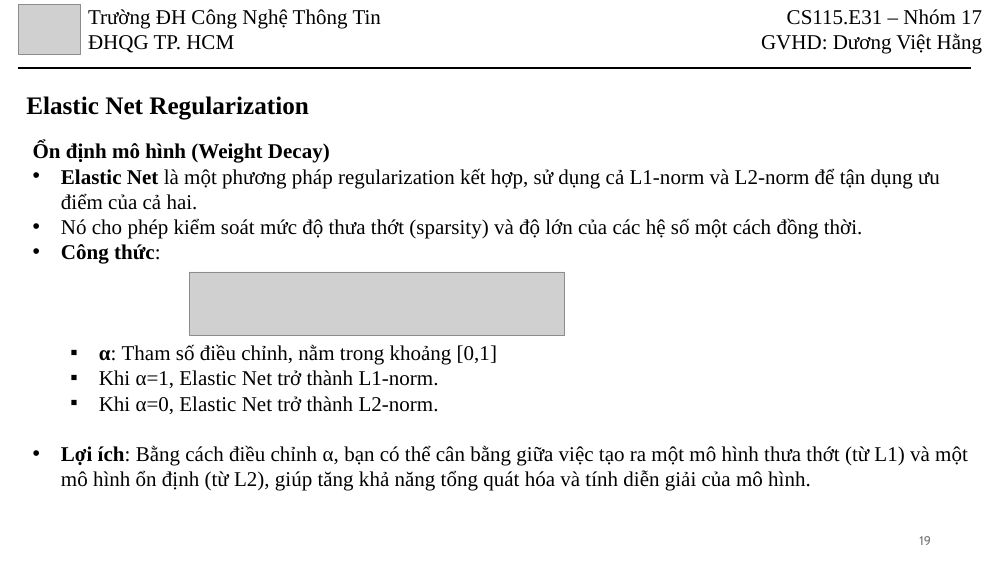
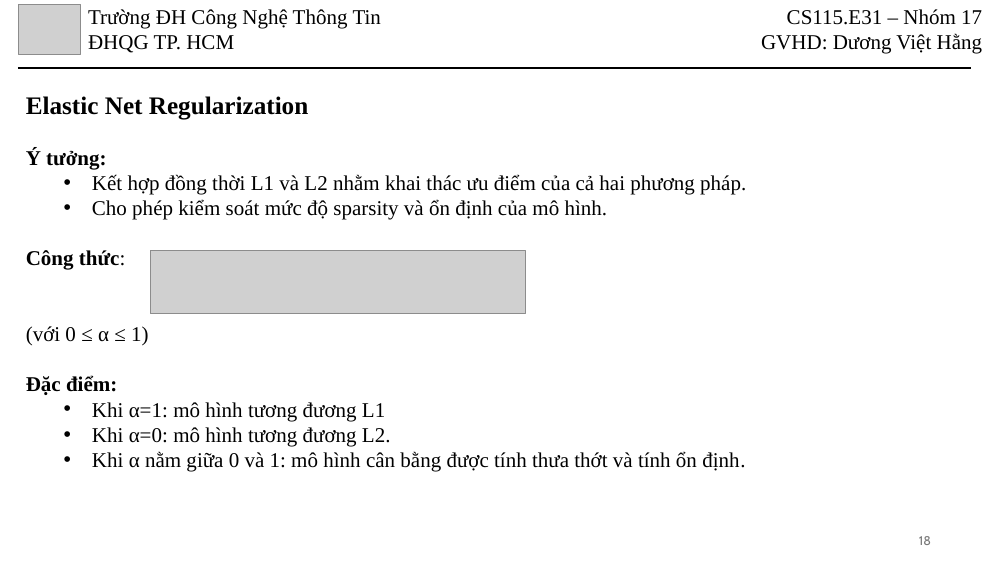
Before and after one commit to HoanHang/AI-UIT, a slide deck: slide 18 of Toan_KHMT/BaoCao/CS115-Nhom17-NMF.pptx (slide 19 before the commit). Drawn at 1008x567 pixels with LibreOffice and Linux fonts; fonts in the diff are those of the drawing; grey boxes stand for pictures. Boxes give left, top, right and bottom in pixels: in the first picture for what was removed or moved away, otherwise in the second. Text is boxed around its words. In the diff, an @@ line names an element or a change of style, - is before the commit and + after.

```diff
--- a/Toan_KHMT/BaoCao/CS115-Nhom17-NMF.pptx
+++ b/Toan_KHMT/BaoCao/CS115-Nhom17-NMF.pptx
@@ text "Ý tưởng:": place and size @@
-text "Ý tưởng:" at [33, 142, 968, 491]
+text "Ý tưởng:" at [26, 148, 746, 472]
@@ text at [26, 148, 746, 220]: text changed @@
-Ổn định mô hình (Weight Decay)
-• Elastic Net là một phương pháp regularization kết hợp, sử dụng cả L1-norm và L2-norm để tận dụng ưu điểm của cả hai.
-• Nó cho phép kiểm soát mức độ thưa thớt (sparsity) và độ lớn của các hệ số một cách đồng thời.
+Ý tưởng:
+  • Kết hợp đồng thời L1 và L2 nhằm khai thác ưu điểm của cả hai phương pháp.
+  • Cho phép kiểm soát mức độ sparsity và ổn định của mô hình.
@@ text at [26, 250, 126, 270]: bullet • to none @@
@@ picture: place and size @@
-picture at [189, 272, 564, 336]
+picture at [150, 251, 526, 315]
@@ text at [26, 326, 745, 472]: text changed @@
-  ▪ α: Tham số điều chỉnh, nằm trong khoảng [0,1]
-  ▪ Khi α=1, Elastic Net trở thành L1-norm.
-  ▪ Khi α=0, Elastic Net trở thành L2-norm.
-• Lợi ích: Bằng cách điều chỉnh α, bạn có thể cân bằng giữa việc tạo ra một mô hình thưa thớt (từ L1) và một mô hình ổn định (từ L2), giúp tăng khả năng tổng quát hóa và tính diễn giải của mô hình.
+(với 0 ≤ α ≤ 1)
+Đặc điểm:
+  • Khi α=1: mô hình tương đương L1
+  • Khi α=0: mô hình tương đương L2.
+  • Khi α nằm giữa 0 và 1: mô hình cân bằng được tính thưa thớt và tính ổn định.
@@ page number at [919, 536, 931, 545]: text changed @@
-19
+18
```
Also in this commit, not shown: 22 other slides changed, 2 slides removed.
